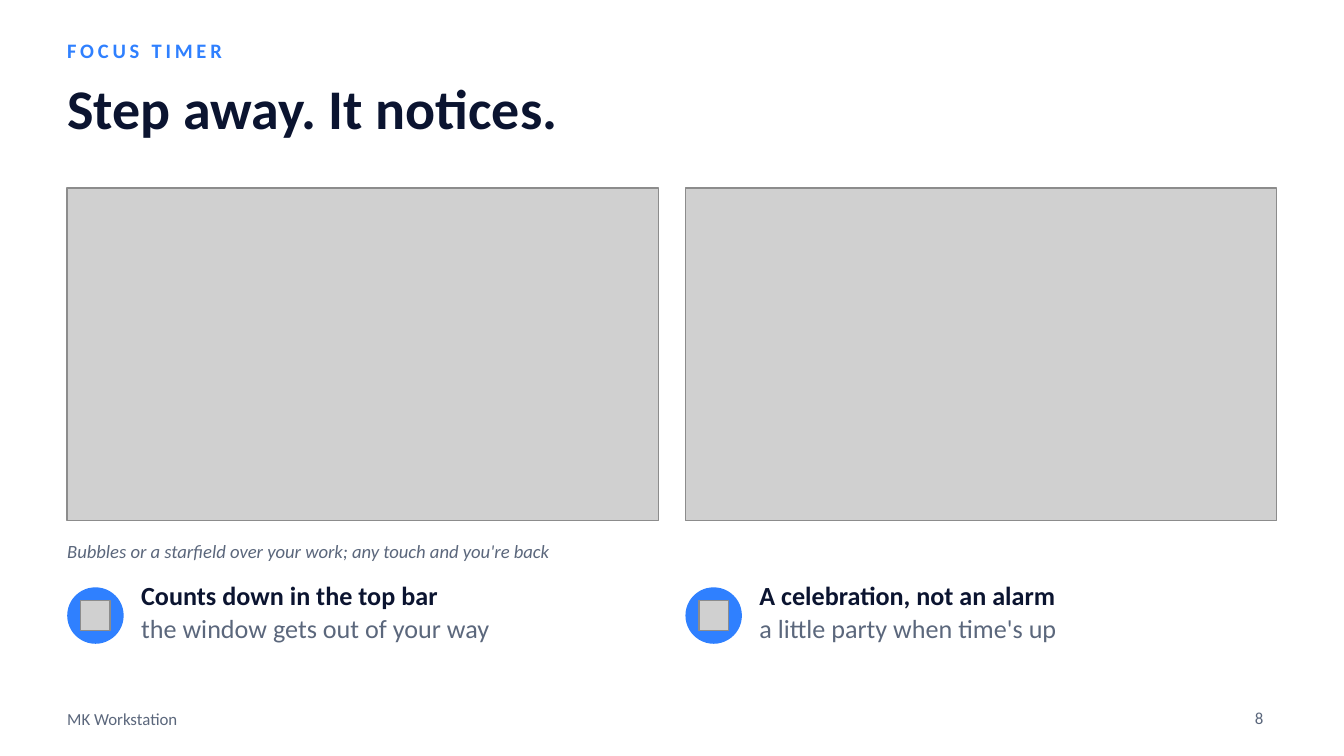
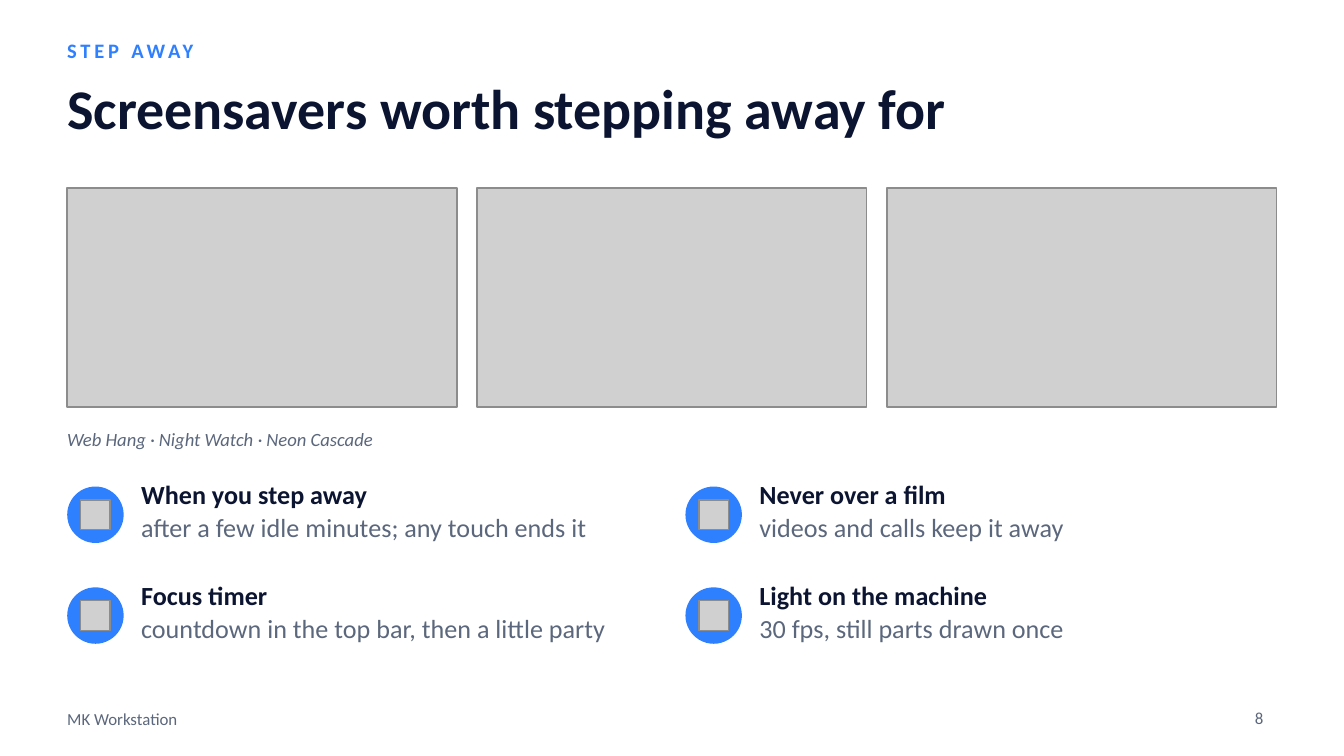
Before and after one commit to MehulK-techie/fedora-workstation-config, a slide deck: slide 8 of docs/MK-Workstation-Overview.pptx. Drawn at 1344x756 pixels with LibreOffice and Linux fonts; fonts in the diff are those of the drawing; grey boxes stand for pictures. Boxes give left, top, right and bottom in pixels: in the first picture for what was removed or moved away, otherwise in the second. Text is boxed around its words. In the diff, an @@ line names an element or a change of style, - is before the commit and + after.

```diff
--- a/docs/MK-Workstation-Overview.pptx
+++ b/docs/MK-Workstation-Overview.pptx
@@ text removed at <box>67,44,222,58</box> @@
-FOCUS TIMER
@@ text at <box>67,89,558,138</box>: text changed; size 30 to 11 pt; text colour #0B1430 to #2F80FF @@
-Step away. It notices.
+STEP AWAY
@@ title added at <box>67,89,946,139</box>, 30 pt, text #0B1430, bold @@
+Screensavers worth stepping away for
@@ picture removed at <box>67,188,659,521</box> @@
@@ picture added at <box>67,188,457,407</box> @@
@@ picture added at <box>477,188,867,407</box> @@
@@ picture removed at <box>685,188,1277,521</box> @@
@@ picture added at <box>887,188,1277,407</box> @@
@@ text added at <box>67,433,373,449</box>, 10 pt, text #5B677C, italic @@
+Web Hang · Night Watch · Neon Cascade
@@ ellipse added at <box>67,487,124,543</box>, fill #2F80FF @@
@@ picture added at <box>81,500,110,530</box> @@
@@ text added at <box>141,485,586,541</box>, 14 pt, text #5B677C @@
+When you step away
+after a few idle minutes; any touch ends it
@@ ellipse added at <box>685,487,742,543</box>, fill #2F80FF @@
@@ picture added at <box>699,500,728,530</box> @@
@@ text added at <box>759,485,1064,541</box>, 14 pt, text #5B677C @@
+Never over a film
+videos and calls keep it away
@@ text removed at <box>67,545,549,561</box> @@
-Bubbles or a starfield over your work; any touch and you're back
@@ text at <box>141,586,605,642</box>: text changed @@
-Counts down in the top bar
-the window gets out of your way
+Focus timer
+countdown in the top bar, then a little party
@@ text at <box>759,586,1064,642</box>: text changed @@
-A celebration, not an alarm
-a little party when time's up
+Light on the machine
+30 fps, still parts drawn once
```
Also in this commit, not shown: 4 other slides changed, 13 other files.
